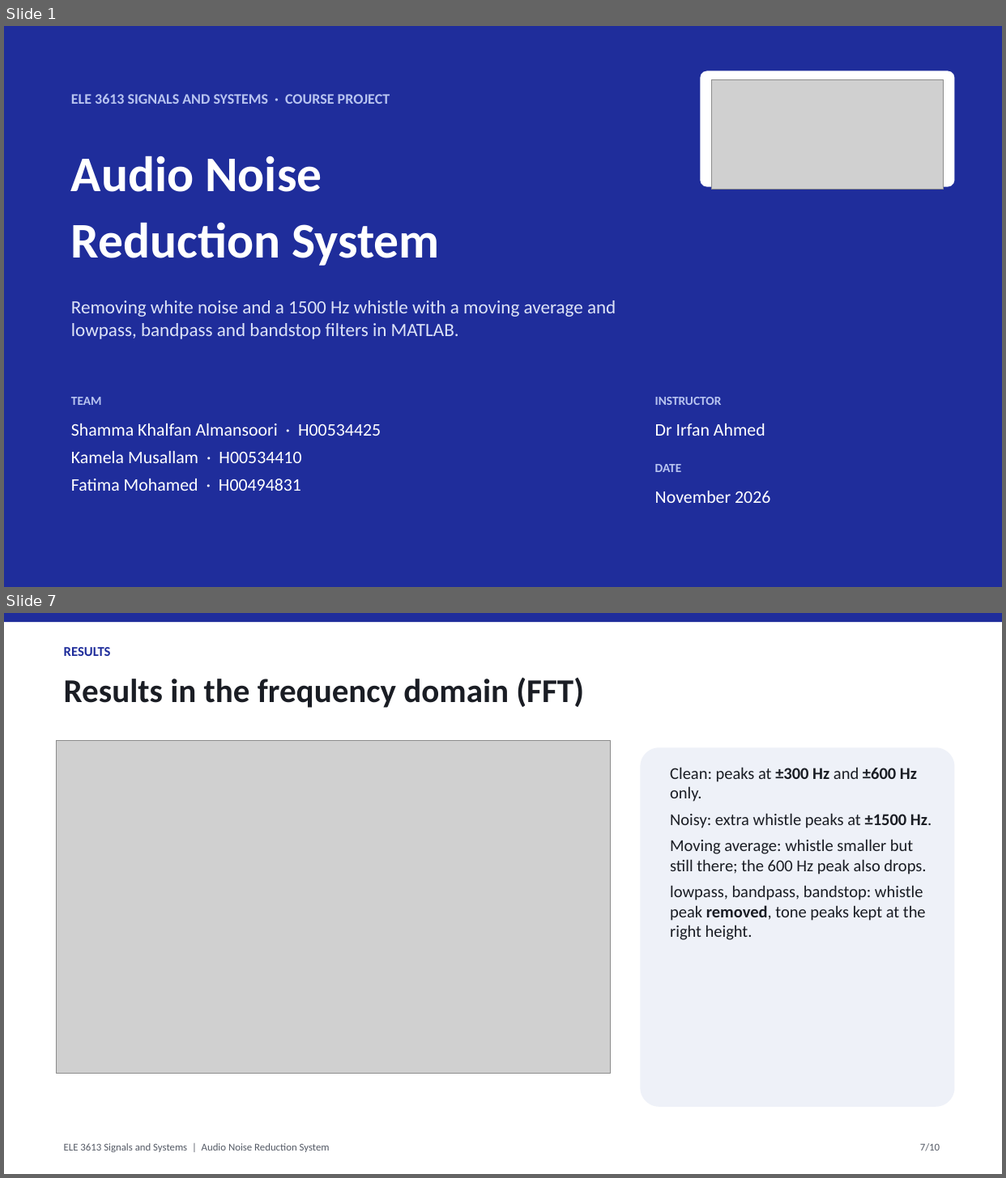
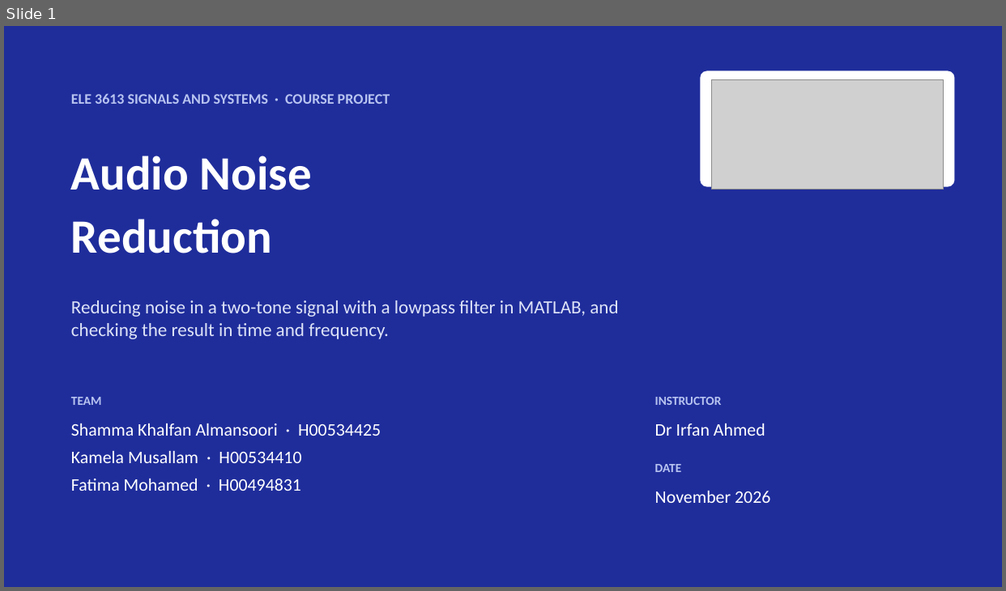
Before and after one commit to sshammaalman-art/Signal-project, a slide deck: AudioNoiseReduction_Presentation.pptx. Shown one above the other, each under a label of ours: slides 1 and 7 before the commit, slide 1 after it; the slides between them are not shown. The pictures are 1006x1178 and 1006x591 pixels, drawn with LibreOffice and Linux fonts; fonts in the diff are those of the drawing; grey boxes stand for pictures. Boxes give left, top, right and bottom in pixels: in the first picture for what was removed or moved away, otherwise in the second. Text is boxed around its words. In the diff, an @@ line names an element or a change of style, - is before the commit and + after.

```diff
--- a/AudioNoiseReduction_Presentation.pptx
+++ b/AudioNoiseReduction_Presentation.pptx
@@ slide 7 removed at [4, 613, 1002, 1174], background #FFFFFF @@
@@ rectangle removed at [4, 613, 1002, 622] @@
@@ text removed at [64, 647, 111, 656] @@
-RESULTS
@@ text removed at [64, 677, 584, 708] @@
-Results in the frequency domain (FFT)
@@ picture removed at [57, 740, 611, 1073] @@
@@ rounded rectangle removed at [641, 747, 955, 1107] @@
@@ text removed at [670, 767, 931, 940] @@
-Clean: peaks at ±300 Hz and ±600 Hz only.
-Noisy: extra whistle peaks at ±1500 Hz.
-Moving average: whistle smaller but still there; the 600 Hz peak also drops.
-lowpass, bandpass, bandstop: whistle peak removed, tone peaks kept at the right height.
@@ text removed at [64, 1144, 330, 1152] @@
-ELE 3613 Signals and Systems | Audio Noise Reduction System
@@ text removed at [920, 1144, 940, 1152] @@
-7/10
@@ slide 1 changed as well @@
@@ text at [71, 156, 312, 190]: size 48 to 46 pt in "Audio Noise" @@
@@ text at [71, 219, 272, 254]: text changed; size 48 to 46 pt @@
-Reduction System
+Reduction
@@ text at [71, 301, 618, 339]: text changed @@
-Removing white noise and a 1500 Hz whistle with a moving average and lowpass, bandpass and bandstop filters in MATLAB.
+Reducing noise in a two-tone signal with a lowpass filter in MATLAB, and checking the result in time and frequency.
```
Also in this commit, not shown: 1 other slide changed, 6 slides added, 7 other slides removed, 26 other files.
